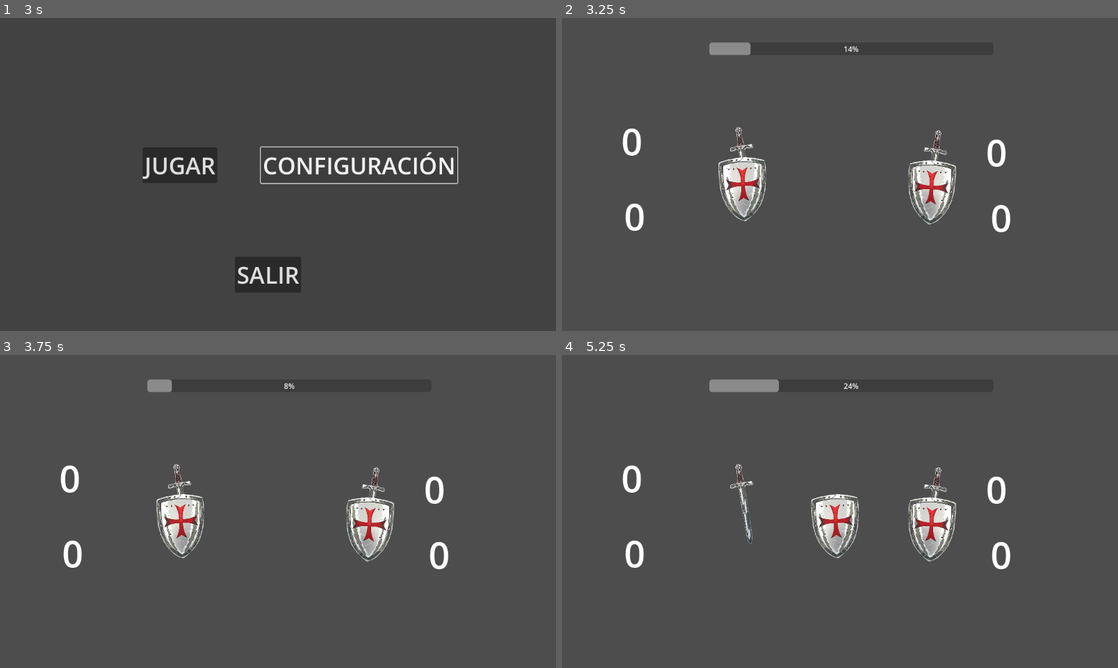
Above: before the commit, frames 1-4 (two rows, left to right).
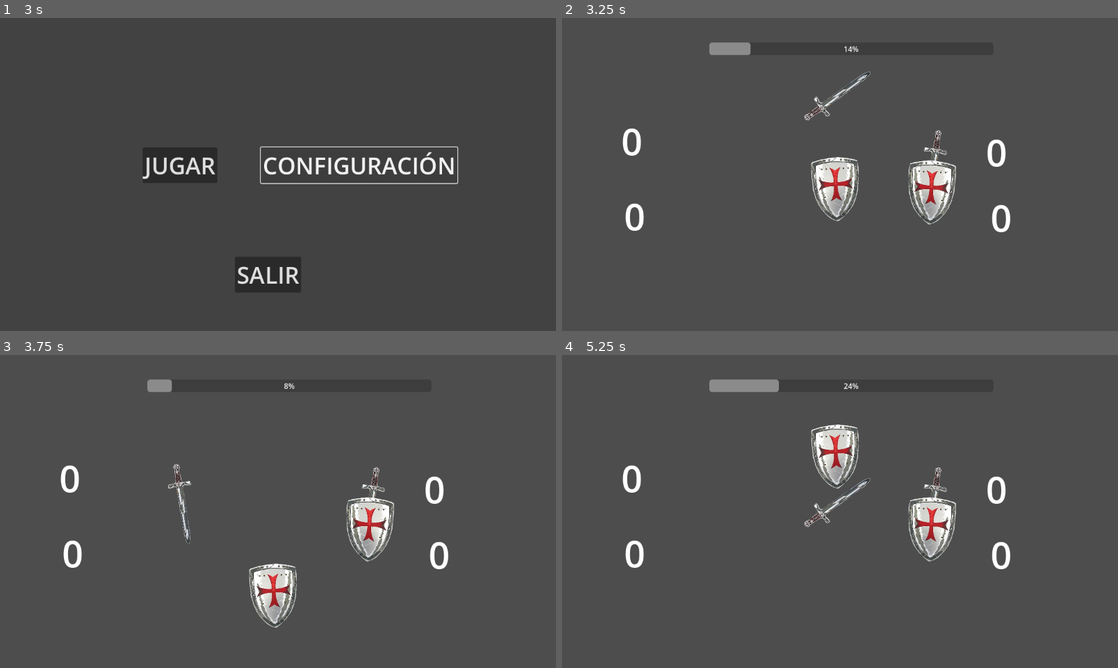
Above: after the commit, the same moments.

Repository: Jeremy7oro/Proyecto-hombres-pez-burbuja
Game: Godot game, scene res://Menus/Menu.tscn
Same seed, same stepped clock (60 frames per second), same inputs: the game is played once before the commit and once after it.
Inputs:
- Up to frame 1 (3 s): click "JUGAR" at 0.5 s; click "JUGAR" at 1.25 s; click "CONFIGURACIÓN" at 2 s; hold 1 (Arriba) from 2.78 s (still down); hold 2 (Medio) from 2.78 s (still down)
- Up to frame 2 (3.25 s): keep holding 1 (Arriba); keep holding 2 (Medio); tap R at 3.05 s
- Up to frame 3 (3.75 s): release 1 (Arriba) at 3.53 s; release 2 (Medio) at 3.53 s; hold 3 (Abajo) from 3.53 s (still down); tap R at 3.6 s
- Up to frame 4 (5.25 s): tap Space at 3.77, 3.8, 4.07 s; release 3 (Abajo) at 4.28 s; hold Space 4.28-5.03 s; hold 1 (Arriba) from 4.28 s (still down); tap 2 (Medio) at 4.55, 5.1 s; tap Enter at 5 s

Frame 1 is identical in both runs. In frame 2, 2.8% of the frame differs, in the area x 28-56%, y 17-65%; in frame 3, 2.5%; in frame 4, 2.8%.

Commit message:
Detalles

Diff:
--- a/Prototipo/player1.gd
+++ b/Prototipo/player1.gd
@@ -17,21 +17,21 @@
 	$Label2.text = str(GLOBAL.Espada_P1)
 	if $"../tiempo".value < $"../tiempo".max_value:
 		if Escudo <= 0:
-			if Input.is_action_just_pressed("Arriba"):
+			if Input.is_action_pressed("Arriba"):
 				Escudo = 1
 				$Escudo.position = esc_pos + Vector2(200, -150)
-			if Input.is_action_just_pressed("Medio"):
+			if Input.is_action_pressed("Medio"):
 				Escudo = 2
 				$Escudo.position = esc_pos + Vector2(200, 0)
-			if Input.is_action_just_pressed("Abajo"):
+			if Input.is_action_pressed("Abajo"):
 				Escudo = 3
 				$Escudo.position = esc_pos + Vector2(200,150)
 		elif Espada <= 0:
-			if Input.is_action_just_pressed("Arriba") and not Escudo == 1:
+			if Input.is_action_pressed("Arriba") and not Escudo == 1:
 				Espada = 1
-			if Input.is_action_just_pressed("Medio") and not Escudo == 2:
+			if Input.is_action_pressed("Medio") and not Escudo == 2:
 				Espada = 2
-			if Input.is_action_just_pressed("Abajo") and not Escudo == 3:
+			if Input.is_action_pressed("Abajo") and not Escudo == 3:
 				Espada = 3
 		elif  Espada > 0:
 			$Espada.position = esp_pos + Vector2(220,150*(Espada-2))
